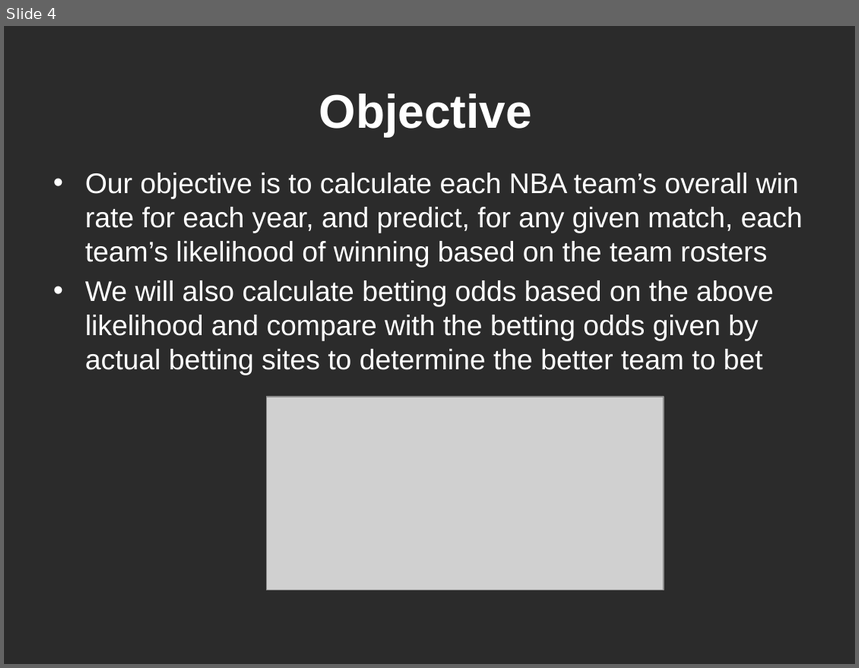
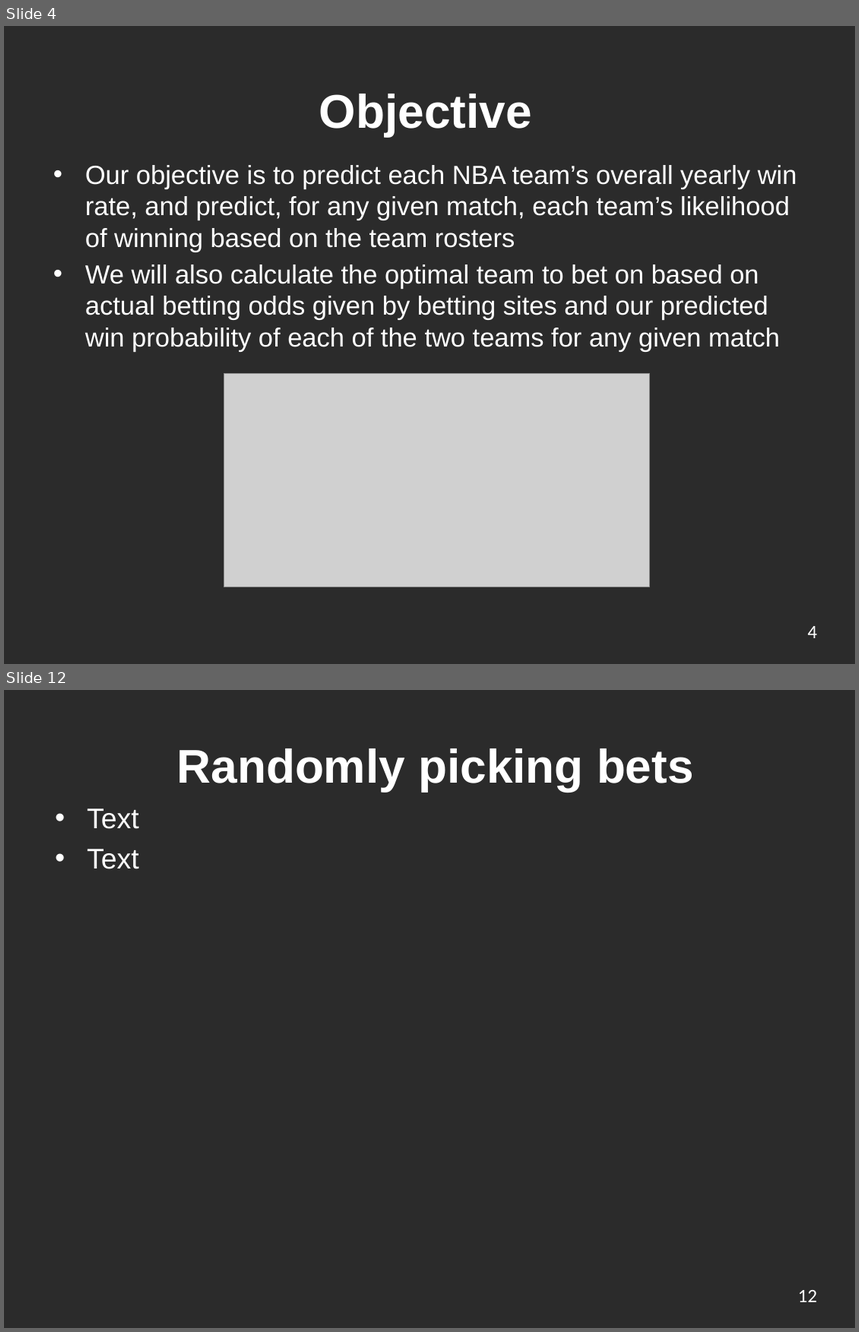
Before and after one commit to ickletsmulet/ECE-143-Group-19, a slide deck: Presentation.pptx. Shown one above the other, each under a label of ours: slide 4 before the commit, slides 4 and 12 after it; the slides between them are not shown. The pictures are 859x668 and 859x1332 pixels, drawn with LibreOffice and Linux fonts; fonts in the diff are those of the drawing; grey boxes stand for pictures; background and template pictures are left out; a plain dark background stands for a picture behind light text. Boxes give left, top, right and bottom in pixels: in the first picture for what was removed or moved away, otherwise in the second. Text is boxed around its words. In the diff, an @@ line names an element or a change of style, - is before the commit and + after.

```diff
--- a/Presentation.pptx
+++ b/Presentation.pptx
@@ slide 12 added at (4,690,855,1328), background picture (left out) @@
@@ title added at (177,749,694,792), 40 pt, text #FFFFFF, bold @@
+Randomly picking bets
@@ text added at (87,809,139,869), 24 pt, text #FFFFFF @@
+• Text
+• Text
@@ page number added at (798,1290,817,1303), 16 pt, text #FFFFFF @@
+12
@@ slide 4 changed as well @@
@@ text at (85,165,797,352): text changed; size 24 to 22.2 pt @@
-• Our objective is to calculate each NBA team’s overall win rate for each year, and predict, for any given match, each team’s likelihood of winning based on the team rosters
-• We will also calculate betting odds based on the above likelihood and compare with the betting odds given by actual betting sites to determine the better team to bet
+• Our objective is to predict each NBA team’s overall yearly win rate, and predict, for any given match, each team’s likelihood of winning based on the team rosters
+• We will also calculate the optimal team to bet on based on actual betting odds given by betting sites and our predicted win probability of each of the two teams for any given match
@@ picture: place and size @@
-picture at (266,397,664,591)
+picture at (224,373,649,588)
@@ page number added at (808,626,818,639), 16 pt, text #FFFFFF @@
+4
```
Also in this commit, not shown: 5 other slides changed, 5 other slides added, 1 slide removed.
